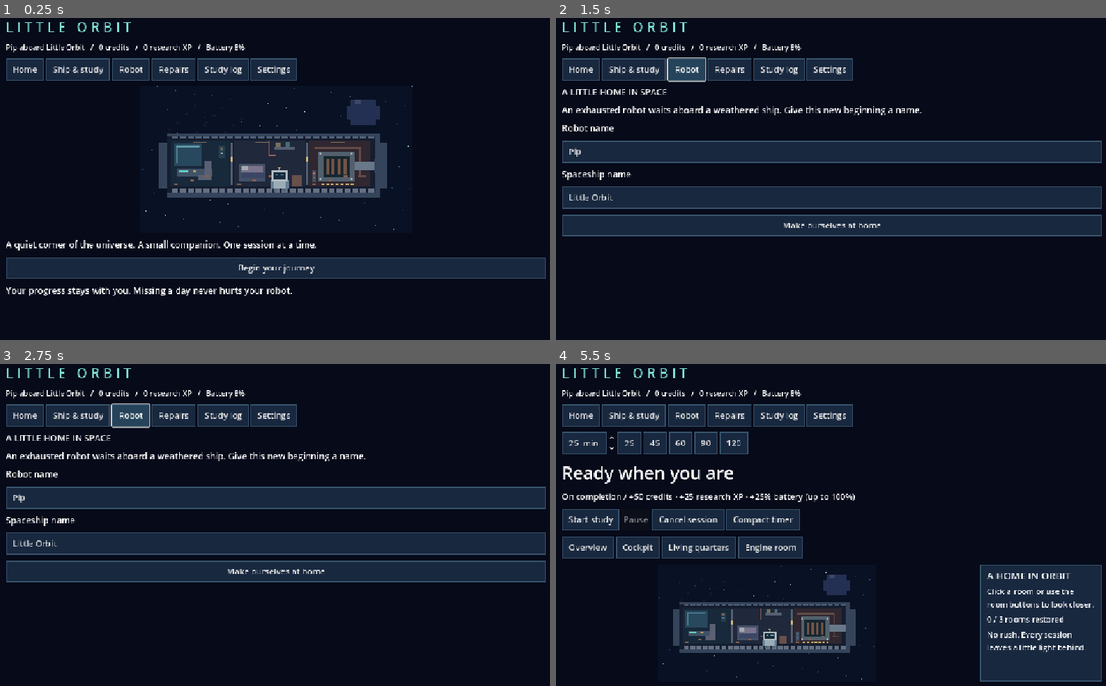
Above: before the commit, frames 1-4 (two rows, left to right).
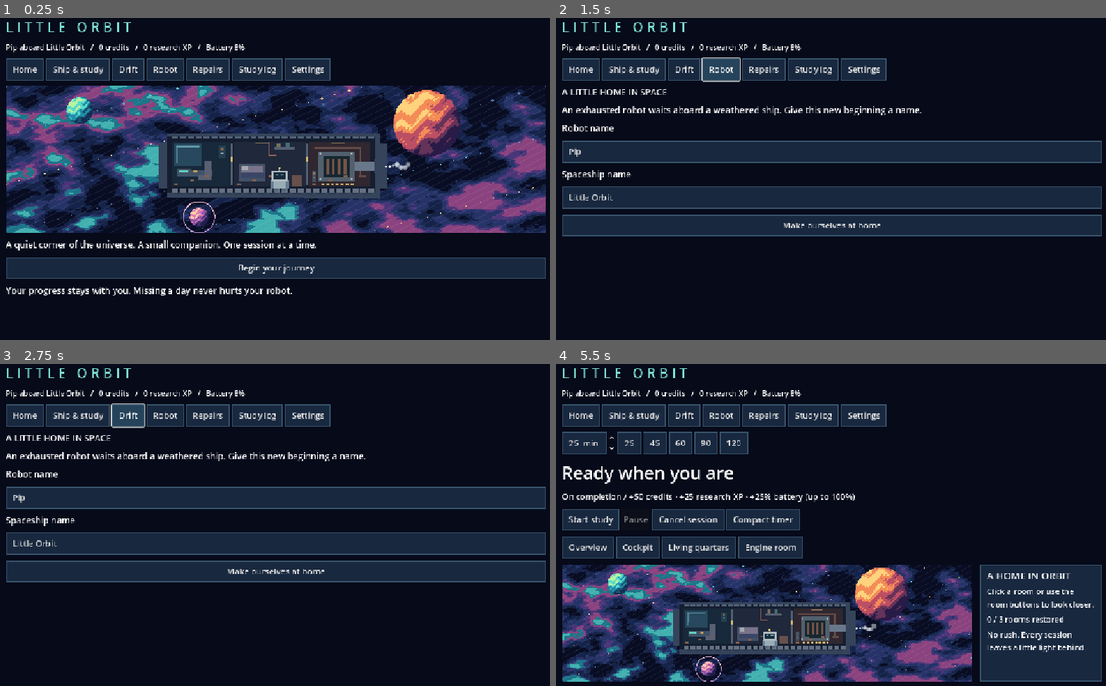
Above: after the commit, the same moments.

Repository: SaladLover2000/Space-game-
Game: Godot game, scene res://scenes/main.tscn
Same seed, same stepped clock (60 frames per second), same inputs: the game is played once before the commit and once after it.
Inputs (mouse positions are in pixels of both pictures, inside the frame that each line leads up to):
- Up to frame 1 (0.25 s): no input
- Up to frame 2 (1.5 s): click "Home" at 0.5 s; click "Robot" at 1.25 s
- Up to frame 3 (2.75 s): click (126, 415) at 2 s, where only the run after the commit has a clickable "Drift"
- Up to frame 4 (5.5 s): click "Repairs" at 2.75 s; click "Study log" at 3.5 s; click "Settings" at 4.25 s; click "Make ourselves at home" at 5 s

The runs differ from the first frame. In frame 1, 30% of the frame differs, in the area x 1-100%, y 12-67%; in frame 2, 1.7%; in frame 3, 1.1%; in frame 4, 19%.

Commit message:
Add colorful drifting-space scenery, white exhaust and exterior view

Diff:
--- a/assets/ship_view.gd
+++ b/assets/ship_view.gd
@@ -10,12 +10,16 @@
 var camera_tween: Tween
 var reaction_left: float = 0.0
 var upgrade_reaction: bool = false
+const SpaceBackdrop = preload("res://assets/space_backdrop.gd")
+var backdrop: RefCounted
+var exterior: bool = false
 
 func _ready() -> void:
 	custom_minimum_size = Vector2(560, 300)
 	size_flags_horizontal = Control.SIZE_EXPAND_FILL
 	clip_contents = true
 	rooms = JSON.parse_string(FileAccess.get_file_as_string("res://data/rooms.json"))
+	backdrop = SpaceBackdrop.new()
 	mouse_filter = Control.MOUSE_FILTER_STOP if interactive else Control.MOUSE_FILTER_IGNORE
 	mouse_default_cursor_shape = Control.CURSOR_POINTING_HAND if interactive else Control.CURSOR_ARROW
 	Game.completed.connect(func(_credits: int, _xp: int): reaction_left = 4.0; upgrade_reaction = false)
@@ -35,7 +39,18 @@
 func view_transform() -> Transform2D:
 	var scale_factor := minf(size.x / camera.size.x, size.y / camera.size.y)
 	var origin := (size - camera.size * scale_factor) / 2.0 - camera.position * scale_factor
-	return Transform2D(Vector2(scale_factor, 0), Vector2(0, scale_factor), origin)
+	return Transform2D(Vector2(scale_factor, 0), Vector2(0, scale_factor), origin) * ship_drift(clock)
+
+func ship_drift(time: float) -> Transform2D:
+	var angle := sin(time * 0.17) * 0.012
+	var rotation := Transform2D(angle, Vector2.ZERO)
+	var center := Vector2(140, 81)
+	rotation.origin = center + Vector2(sin(time * 0.23) * 2, sin(time * 0.31) * 2) - rotation * center
+	return rotation
+
+func smoke_particle(index: int, time: float) -> Dictionary:
+	var age := fposmod(time + index * 0.37, 4.0)
+	return {"position": Vector2(250 + age * 10, 81 + sin(age * 1.7 + index) * age), "radius": 1 + floorf(age * 0.8), "alpha": (1.0 - age / 4.0) * 0.85}
 
 func room_at(local_position: Vector2) -> String:
 	if not Rect2(Vector2.ZERO, size).has_point(local_position):
@@ -81,21 +96,63 @@
 	draw_rect(Rect2(x, y, w, h), Color(color))
 
 func _draw() -> void:
+	if backdrop == null:
+		return
+	var bg_scale := size.y / 150.0
+	draw_set_transform(Vector2.ZERO, 0, Vector2.ONE * bg_scale)
+	backdrop.draw(self, clock, size.x / bg_scale)
 	draw_set_transform_matrix(view_transform())
-	box(0, 0, 280, 150, "091124")
-	# Dithered nebula layers sit farther away than the bright stars.
-	for i in range(70):
-		var nx := fposmod(i * 11.3 - clock * 0.12, 150)
-		var ny := 15 + fposmod(i * 17.7, 85)
-		if Vector2(nx - 74, ny - 57).length() < 47:
-			box(floorf(nx), floorf(ny), 3, 2, "11182e" if i % 2 else "111c32")
-	for i in range(85):
-		var x := fposmod(i * 67.3 - clock * (0.3 + i % 3 * 0.3), 280)
-		var y := fposmod(i * 31.7, 150)
-		box(floorf(x), floorf(y), 1, 1, "34536d" if i % 3 else "93b8c5")
-	box(216, 14, 26, 26, "243053")
-	box(212, 20, 34, 14, "243053")
-	box(220, 14, 7, 4, "3a4869")
+	if exterior:
+		draw_exterior()
+	else:
+		draw_interior()
+	draw_smoke()
+
+func draw_smoke() -> void:
+	# Soft white vent wisps remain visible even while the damaged ship drifts.
+	var count := 12 if "engine" in Game.state.owned else 7
+	for i in range(count - 1, -1, -1):
+		var puff := smoke_particle(i, clock)
+		var p: Vector2 = puff.position.floor()
+		var r: float = puff.radius
+		var color := Color(0.94, 0.98, 1.0, puff.alpha)
+		draw_rect(Rect2(p - Vector2(r, r - 1), Vector2(r * 2 + 1, r * 2 - 1)), color)
+		draw_rect(Rect2(p - Vector2(r - 1, r), Vector2(r * 2 - 1, r * 2 + 1)), color)
+
+func draw_exterior() -> void:
+	box(25, 62, 218, 39, "16283e")
+	box(15, 74, 15, 16, "53758b")
+	box(11, 78, 9, 8, "85a9b7")
+	box(20, 68, 230, 26, "53758b")
+	box(29, 58, 205, 45, "7898a5")
+	box(34, 61, 199, 38, "315671")
+	box(39, 62, 178, 2, "a6c2bd")
+	box(34, 90, 199, 9, "213b56")
+	box(32, 62, 4, 33, "c9c3a0")
+	box(42, 65, 35, 16, "112c49")
+	box(45, 67, 28, 3, "73e0d9")
+	box(45, 70, 3, 8, "329cb1")
+	for x in range(90, 210, 24):
+		box(x, 65, 13, 10, "132a45")
+		box(x + 2, 67, 9, 6, "66d8d2" if "cockpit" in Game.state.owned else "537e95")
+		box(x, 83, 16, 2, "7092a2")
+	box(121, 57, 53, 4, "d3ad79")
+	box(142, 48, 2, 10, "8bc7cc")
+	box(140, 47, 6, 2, "f5d682")
+	box(224, 68, 17, 25, "9caeb4")
+	box(238, 73, 12, 16, "3d536b")
+	box(248, 76, 3, 10, "dce9e5")
+	box(39, 94, 183, 2, "4cd1c4")
+	for x in range(80, 215, 13):
+		box(x, 97, 7, 1, "182d49")
+	if "engine" not in Game.state.owned:
+		for x in [55, 115, 159, 205]:
+			box(x, 88, 5, 2, "a66d63")
+	# Small gold hull markings, not additional purchasable components.
+	box(185, 89, 14, 2, "f3c576")
+	box(187, 87, 2, 6, "f3c576")
+
+func draw_interior() -> void:
 	var repaired: bool = "engine" in Game.state.owned
 	var bridge_fixed: bool = "cockpit" in Game.state.owned
 	var quarters_fixed: bool = "quarters" in Game.state.owned
@@ -176,9 +233,6 @@
 		box(x, 74, 3, 16, "60ddca" if repaired else "755347")
 	box(220, 77, 20, 9, "68788a")
 	box(240, 74, 10, 15, "35445a")
-	if repaired:
-		box(250, 78, 8 + int(sin(clock * 9) * 2), 7, "e4cf7a")
-		box(250, 80, 14 + int(sin(clock * 9) * 2), 3, "66ddde")
 	for id in rooms:
 		var bounds := room_bounds(id)
 		if id not in Game.state.owned:
--- /dev/null
+++ b/assets/space_backdrop.gd
@@ -0,0 +1,82 @@
+extends RefCounted
+## Original seeded pixel scenery. These fly-bys are decorative, not discoveries.
+var nebula: ImageTexture
+var planets: Array[ImageTexture] = []
+const PALETTES = [
+	["291b47", "643359", "bd4f64", "f48c57", "ffd27d"],
+	["132d53", "19526d", "208eaa", "58daca", "b8f2a1"],
+	["211d51", "45336d", "9154a5", "dc7dba", "ffd1a1"]
+]
+
+func _init() -> void:
+	var image := Image.create(280, 150, false, Image.FORMAT_RGBA8)
+	var noise := FastNoiseLite.new()
+	noise.seed = 82471
+	noise.frequency = 0.027
+	noise.fractal_octaves = 4
+	for y in range(150):
+		for x in range(280):
+			var field := noise.get_noise_2d(x, y)
+			var ribbon := sin(x * 0.018 + y * 0.025) * 0.22 + field
+			var color := Color("080d24")
+			if ribbon > -0.2:
+				color = Color("15234a")
+			if ribbon > 0.0:
+				color = Color("263368")
+			if ribbon > 0.19:
+				color = Color("4a3578")
+			if ribbon > 0.31:
+				color = Color("8a437f")
+			if field > 0.28 and x < 165:
+				color = Color("1c7589")
+			if field > 0.4 and x < 165:
+				color = Color("43b0b0")
+			if (x * 73 + y * 31) % 7 == 0:
+				color = color.lightened(0.07)
+			image.set_pixel(x, y, color)
+	nebula = ImageTexture.create_from_image(image)
+	for index in range(3):
+		planets.append(make_planet(index))
+
+func make_planet(index: int) -> ImageTexture:
+	var image := Image.create(80, 80, false, Image.FORMAT_RGBA8)
+	var palette: Array = PALETTES[index]
+	for y in range(80):
+		for x in range(80):
+			var p := (Vector2(x, y) - Vector2(39.5, 39.5)) / 39.0
+			if p.length_squared() > 1.0:
+				continue
+			var z := sqrt(1.0 - p.length_squared())
+			var light := Vector3(p.x, p.y, z).dot(Vector3(-0.6, -0.65, 0.6).normalized())
+			var bands := sin(y * 0.29 + x * 0.12 + sin(x * 0.21) * 1.5)
+			var fleck := float((x * 37 + y * 71 + index * 13) % 17) / 17.0
+			var tone := clampi(int(light * 3.0 + 1.2 + bands * 0.65 + fleck * 0.55), 0, 4)
+			image.set_pixel(x, y, Color(palette[tone]))
+	return ImageTexture.create_from_image(image)
+
+func planet_position(index: int, time: float) -> Vector2:
+	var origins := [Vector2(218, 38), Vector2(38, 23), Vector2(100, 132)]
+	var speeds := [0.7, 1.25, 0.45]
+	return Vector2(fposmod(origins[index].x + time * speeds[index] + 45, 370) - 45, origins[index].y + sin(time * 0.035 + index) * 2)
+
+func draw(canvas: CanvasItem, time: float, width: float = 280.0) -> void:
+	canvas.draw_texture_rect(nebula, Rect2(0, 0, width, 150), false)
+	for i in range(145):
+		var layer := i % 3
+		var x := floorf(fposmod(i * 67.31 + time * (0.25 + layer * 0.5), width))
+		var y := floorf(fposmod(i * 31.71, 150))
+		var colors := [Color("566fa2"), Color("64c4d1"), Color("f7d68b")]
+		canvas.draw_rect(Rect2(x, y, 1, 1), colors[layer])
+		if i % 19 == 0:
+			canvas.draw_rect(Rect2(x - 1, y, 3, 1), colors[layer])
+			canvas.draw_rect(Rect2(x, y - 1, 1, 3), colors[layer])
+	var radii := [35.0, 14.0, 10.0]
+	for i in range(3):
+		var center := planet_position(i, time)
+		center.x *= width / 280.0
+		var radius: float = radii[i]
+		if i == 2:
+			canvas.draw_arc(center, radius * 1.6, 0, PI, 24, Color("b390cb"), 1)
+		canvas.draw_texture_rect(planets[i], Rect2(center - Vector2.ONE * radius, Vector2.ONE * radius * 2), false)
+		if i == 2:
+			canvas.draw_arc(center, radius * 1.6, PI, TAU, 24, Color("efbbd8"), 1)
--- /dev/null
+++ b/tests/test_drift.gd
@@ -0,0 +1,75 @@
+extends SceneTree
+
+var failures: int = 0
+
+func check(condition: bool, description: String) -> void:
+	if condition:
+		print("PASS: ", description)
+	else:
+		failures += 1
+		push_error(description)
+
+func _initialize() -> void:
+	call_deferred("run")
+
+func run() -> void:
+	var game := root.get_node("Game")
+	game.set_process(false)
+	game.save_path = "user://drift_test_%s.json" % Time.get_ticks_usec()
+	game.state = game.defaults()
+	game.state.started = true
+	game.active = {}
+	var scene: Control = load("res://scenes/main.tscn").instantiate()
+	root.add_child(scene)
+	scene.show_page("ship")
+	await process_frame
+	var view: Control = scene.ship_view
+	view.set_process(false)
+	var at_start: Vector2 = view.ship_drift(0) * Vector2(140, 81)
+	var later: Vector2 = view.ship_drift(6) * Vector2(140, 81)
+	check(at_start.distance_to(later) > 1, "ship actually changes position over time")
+	check(at_start.distance_to(later) < 4, "drift stays gentle and bounded")
+	view.clock = 37.0
+	for id in ["cockpit", "quarters", "engine"]:
+		var point: Vector2 = view.view_transform() * view.room_bounds(id).get_center()
+		check(view.room_at(point) == id, "room picking follows drifting hull: " + id)
+	var backdrop: RefCounted = view.backdrop
+	check(backdrop.planet_position(0, 40).x > backdrop.planet_position(0, 0).x + 20, "large planet passes the ship with elapsed time")
+	check(backdrop.planet_position(1, 40).x - backdrop.planet_position(1, 0).x > backdrop.planet_position(0, 40).x - backdrop.planet_position(0, 0).x, "planet layers move at different parallax speeds")
+	var puff_start: Dictionary = view.smoke_particle(0, 0)
+	var puff_later: Dictionary = view.smoke_particle(0, 2)
+	check(puff_later.position.x > puff_start.position.x and puff_later.radius > puff_start.radius, "white exhaust puffs move away and expand")
+	check(puff_later.alpha < puff_start.alpha and puff_later.alpha > 0, "exhaust fades instead of accumulating forever")
+	check(view.smoke_particle(0, 4) == puff_start, "exhaust recycles after a bounded lifetime")
+	var original_state: Dictionary = game.state.duplicate(true)
+	game.start_session(25)
+	var session_id: String = game.active.id
+	scene.show_page("drift")
+	await process_frame
+	check(scene.ship_view.exterior and scene.drift_status.text.contains("Study"), "exterior drift screen opens with study status")
+	game.last_tick = 1000
+	game.advance(61000)
+	check(game.active.id == session_id and game.active.remaining_ms == 1440000, "exterior view preserves the running study timer")
+	check(game.state.credits == original_state.credits and game.state.xp == original_state.xp and game.state.owned == original_state.owned, "scenery grants no rewards or discoveries")
+	game.cancel_session()
+	scene.ship_view.clock = 6
+	scene.ship_view.set_process(false)
+	scene.ship_view.queue_redraw()
+	if DisplayServer.get_name() != "headless" and "--capture" in OS.get_cmdline_user_args():
+		await process_frame
+		await RenderingServer.frame_post_draw
+		var before: PackedByteArray = root.get_texture().get_image().get_data()
+		var motion_start: float = scene.ship_view.clock
+		scene.ship_view.set_process(true)
+		await create_timer(0.6).timeout
+		await RenderingServer.frame_post_draw
+		check(scene.ship_view.clock > motion_start + 0.5, "native render advances scenery with real frame time")
+		check(root.get_texture().get_image().get_data() != before, "native frames visibly change while scenery animates")
+		root.get_texture().get_image().save_png("res://docs/drift-view.png")
+	for suffix in ["", ".bak", ".tmp"]:
+		if FileAccess.file_exists(game.save_path + suffix):
+			DirAccess.remove_absolute(game.save_path + suffix)
+	scene.queue_free()
+	await process_frame
+	print("DRIFT RESULT: ", failures, " failures")
+	quit(0 if failures == 0 else 1)
--- a/tests/test_ui.gd
+++ b/tests/test_ui.gd
@@ -23,7 +23,7 @@
 	scene.show_page("setup")
 	game.rename_companions("Nova", "Quiet Horizon")
 	check(game.state.robot == "Nova" and game.state.ship == "Quiet Horizon" and game.state.started, "naming persists companion and ship")
-	for page in ["ship", "robot", "shop", "stats", "settings", "menu"]:
+	for page in ["ship", "drift", "robot", "shop", "stats", "settings", "menu"]:
 		scene.show_page(page)
 		await process_frame
 		print("UI opened: ", page)
--- a/ui/main.gd
+++ b/ui/main.gd
@@ -20,6 +20,7 @@
 var room_panel: VBoxContainer
 var selected_room: String = ""
 var robot_mood: Label
+var drift_status: Label
 
 func _ready() -> void:
 	var theme_resource := Theme.new()
@@ -54,7 +55,7 @@
 	root.add_child(status)
 	var nav := HBoxContainer.new()
 	root.add_child(nav)
-	for entry in [["Home", "menu"], ["Ship & study", "ship"], ["Robot", "robot"], ["Repairs", "shop"], ["Study log", "stats"], ["Settings", "settings"]]:
+	for entry in [["Home", "menu"], ["Ship & study", "ship"], ["Drift", "drift"], ["Robot", "robot"], ["Repairs", "shop"], ["Study log", "stats"], ["Settings", "settings"]]:
 		var target: String = entry[1]
 		button(nav, entry[0], func(): show_page(target))
 	var scroll := ScrollContainer.new()
@@ -110,6 +111,7 @@
 	ship_view = null
 	room_panel = null
 	robot_mood = null
+	drift_status = null
 	match page:
 		"menu":
 			content.add_child(ShipView.new())
@@ -118,6 +120,16 @@
 			paragraph("Your progress stays with you. Missing a day never hurts your robot.")
 		"setup":
 			names_form(true)
+		"drift":
+			paragraph("OUTSIDE / " + Game.state.ship)
+			ship_view = ShipView.new()
+			ship_view.exterior = true
+			content.add_child(ship_view)
+			ship_view.custom_minimum_size.y = 360
+			drift_status = label("")
+			content.add_child(drift_status)
+			paragraph("A little home passing quietly through a colorful universe.")
+			button(content, "Return to ship & study", func(): show_page("ship"))
 		"ship":
 			var row := HBoxContainer.new()
 			content.add_child(row)
@@ -202,6 +214,8 @@
 
 func _process(_delta: float) -> void:
 	update_timer()
+	if is_instance_valid(drift_status):
+		drift_status.text = "Study / " + time_text()
 	if is_instance_valid(robot_mood) and is_instance_valid(ship_view):
 		var descriptions := {"sad": "Resting · low battery", "idle": "At ease · watching the stars", "charging": "Charging dock active · studying alongside you", "happy": "Happy · a session well spent", "upgraded": "Delighted · another piece of home restored"}
 		robot_mood.text = descriptions[ship_view.expression()]
Not shown, added: assets/space_backdrop.gd.uid
Binary file added: docs/drift-view.png
Binary file changed: docs/engine-restored.png
Binary file changed: docs/minimum-window.png
Binary file changed: docs/prototype.png
Binary file changed: docs/robot-status.png
Not shown, added: tests/test_drift.gd.uid
Not shown, changed: docs/PROTOTYPE.md
Not shown, changed: docs/VALIDATION.md
